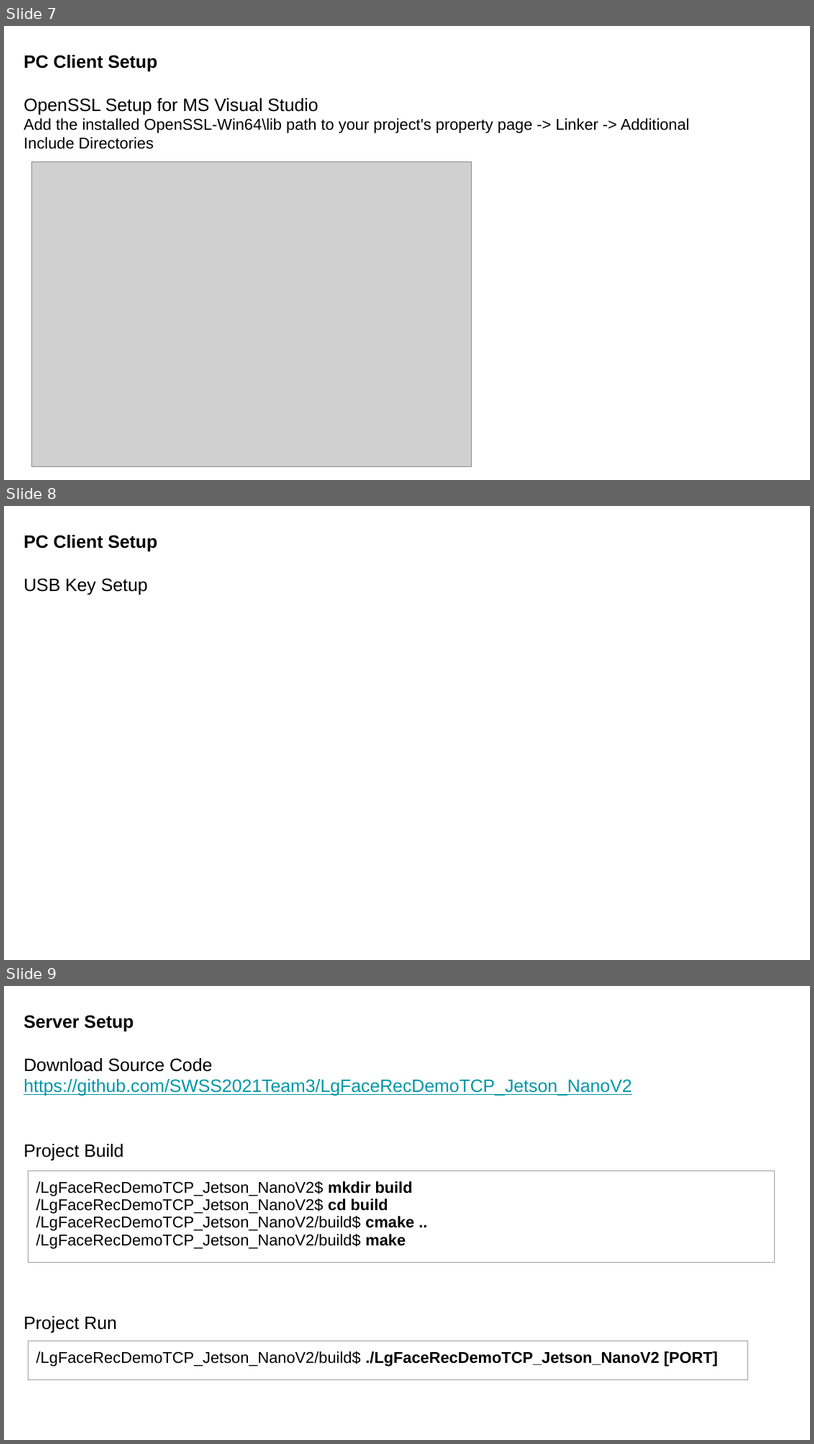
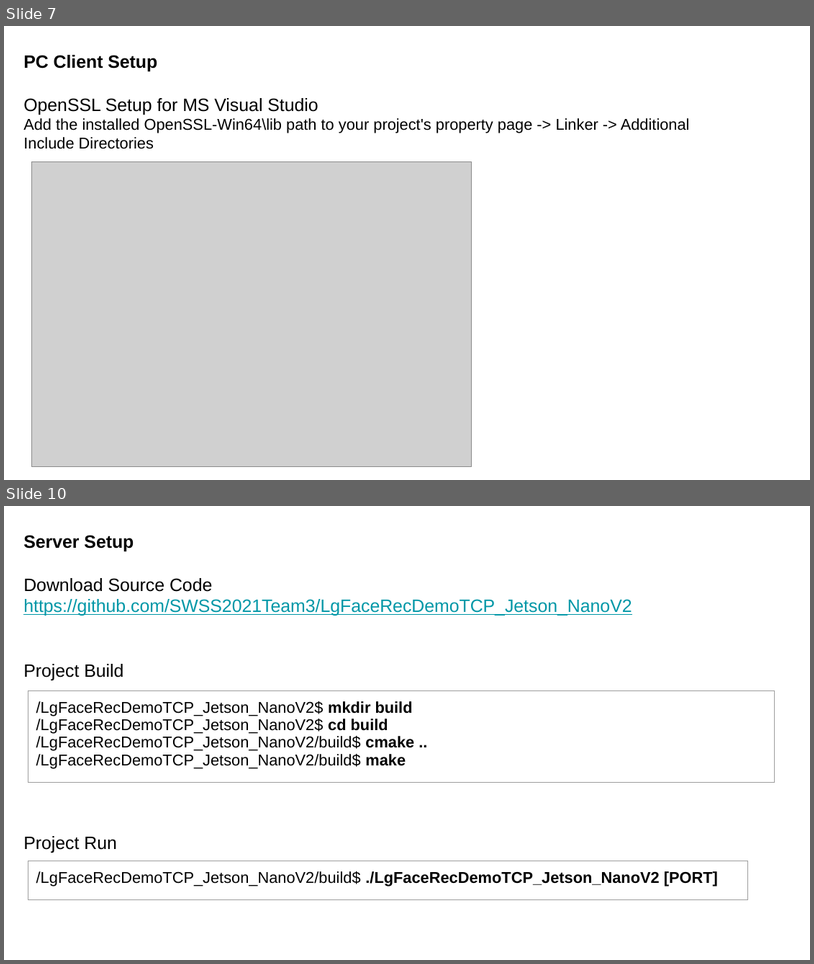
Before and after one commit to SWSS2021Team3/ProjectDocuments, a slide deck: AACS_Setup_Manual.pptx. Shown one above the other, each under a label of ours: slides 7, 8 and 9 before the commit, slides 7 and 10 after it; the slides between them are not shown. The pictures are 814x1444 and 814x964 pixels, drawn with LibreOffice and Linux fonts; fonts in the diff are those of the drawing; grey boxes stand for pictures. Boxes give left, top, right and bottom in pixels: in the first picture for what was removed or moved away, otherwise in the second. Text is boxed around its words. In the diff, an @@ line names an element or a change of style, - is before the commit and + after.

```diff
--- a/AACS_Setup_Manual.pptx
+++ b/AACS_Setup_Manual.pptx
@@ slide 8 removed at [4,506,810,960], background #FFFFFF @@
@@ text removed at [23,535,157,595] @@
-PC Client Setup
-USB Key Setup
@@ what was slide 9 is now slide 10 @@
```
Also in this commit, not shown: 1 slide changed, 4 slides added, 1 other slide removed, 12 other files.
